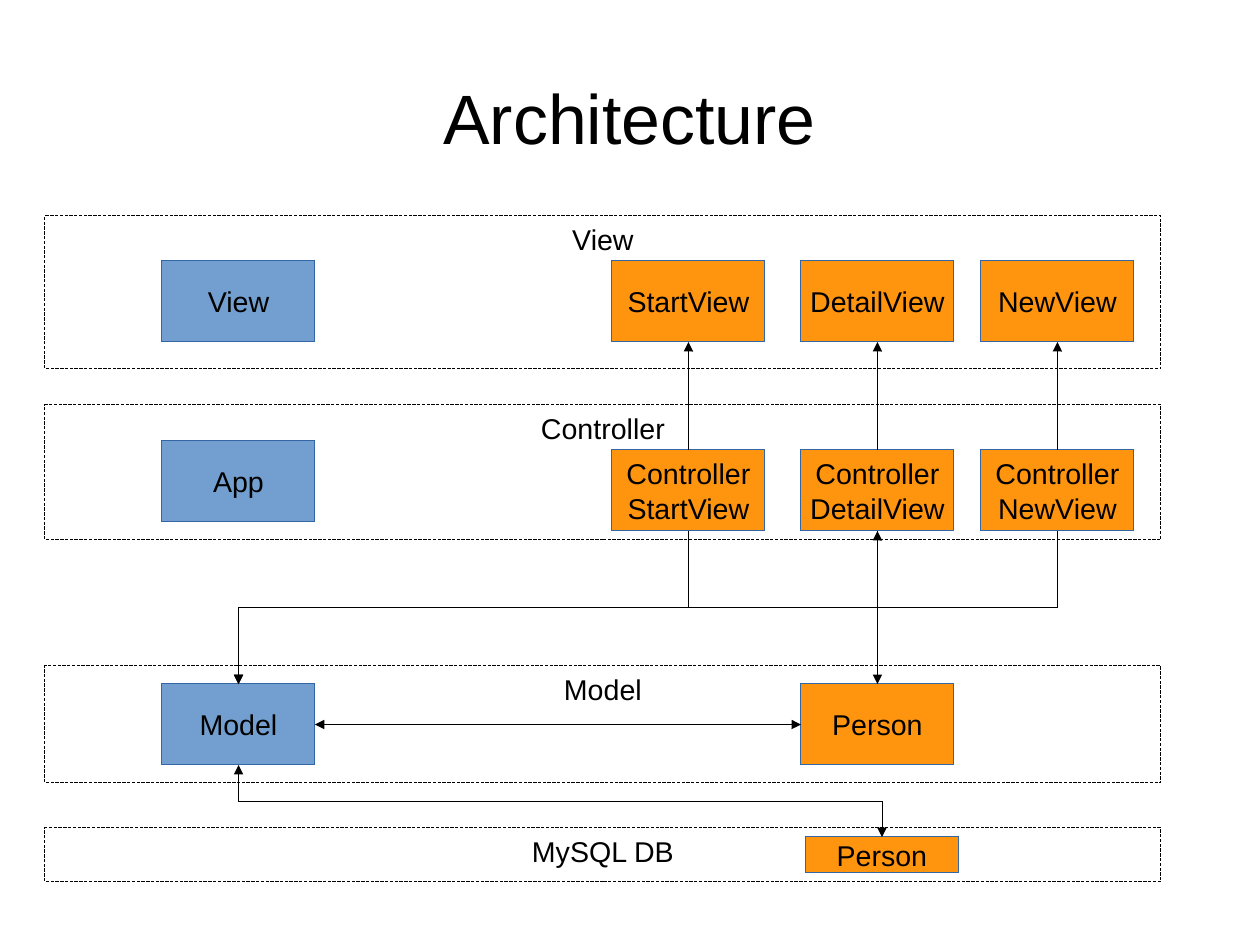
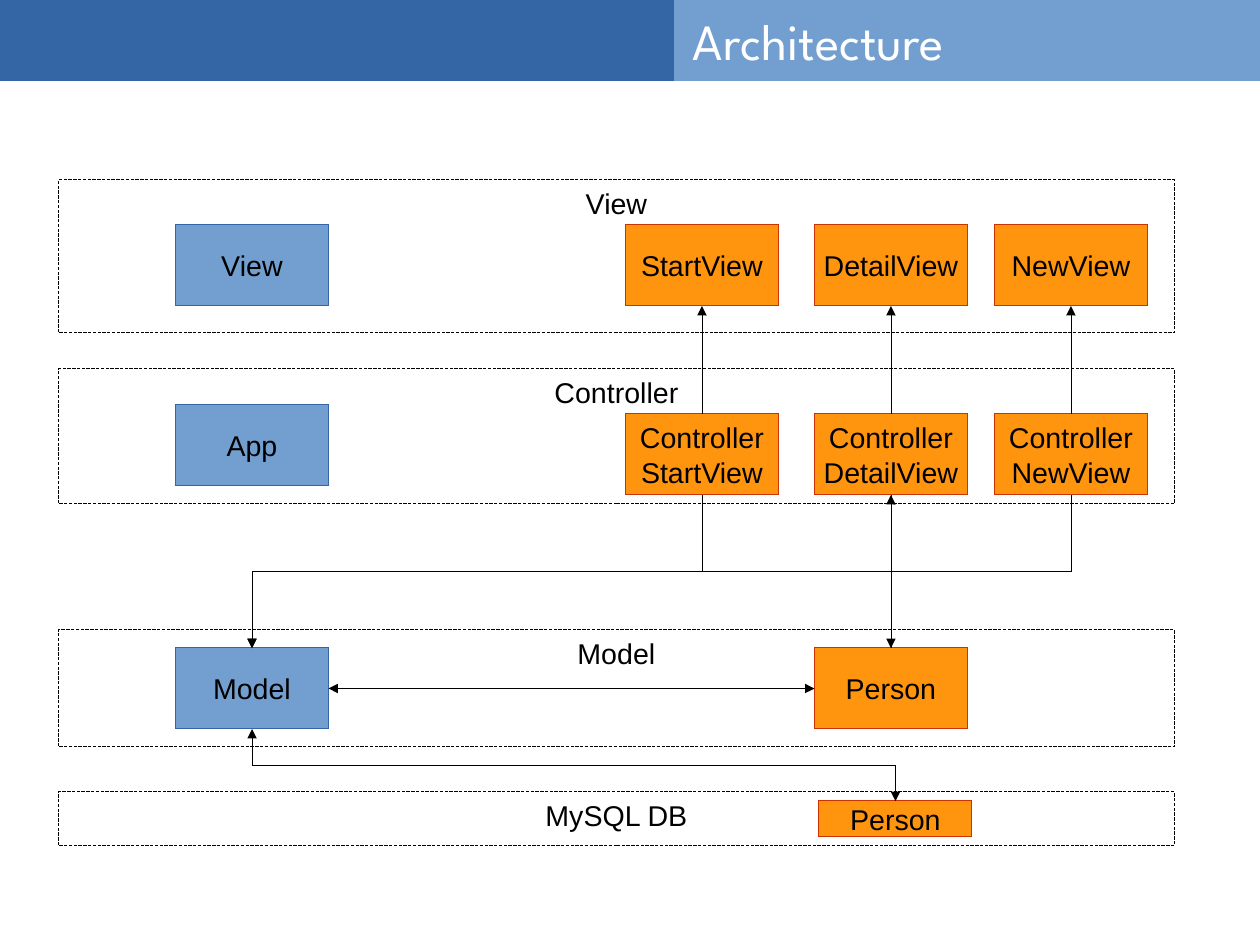
Before and after one commit to csam1810/dsl2014, a slide deck: slide 2 of dslProjectPresentation.odp. Drawn at 1260x945 pixels with LibreOffice and Linux fonts; fonts in the diff are those of the drawing. Boxes give left, top, right and bottom in pixels: in the first picture for what was removed or moved away, otherwise in the second. Text is boxed around its words. In the diff, an @@ line names an element or a change of style, - is before the commit and + after.

```diff
--- a/dslProjectPresentation.odp
+++ b/dslProjectPresentation.odp
@@ rectangle added at [0,0,1260,81], fill #3465A4, outline #3465A4 0 pt @@
@@ rectangle added at [676,0,1260,81], fill #729FCF, outline #729FCF 0 pt @@
@@ title "Architecture": place and size @@
-title "Architecture" at [443,93,815,145]
+title "Architecture" at [693,25,944,61]
@@ title "Architecture" at [693,25,944,61]: size 44 to 32 pt, font Arial to League Spartan, text colour #000000 to #FFFFFF; alignment centre to left @@
@@ 15 rectangles, 7 elbow arrows, 1 elbow double arrow: place and size @@
-15 rectangles, 7 elbow arrows, 1 elbow double arrow at [45,216,1161,882]
+15 rectangles, 7 elbow arrows, 1 elbow double arrow at [58,180,1174,846]
@@ outline #3465A4 0 pt to #CC3300 0 pt in 8 elements at [995,225,1148,306], [625,225,779,306], [820,802,973,837], [815,225,968,306], [815,648,968,729], [995,414,1148,495], [625,414,779,495], [815,414,968,495] @@
@@ elbow double arrow moved from (316, 725) - (802, 725) to (328, 688) - (815, 688) @@
```
Also in this commit, not shown: 8 other slides changed, 1 slide added, 1 other file.
